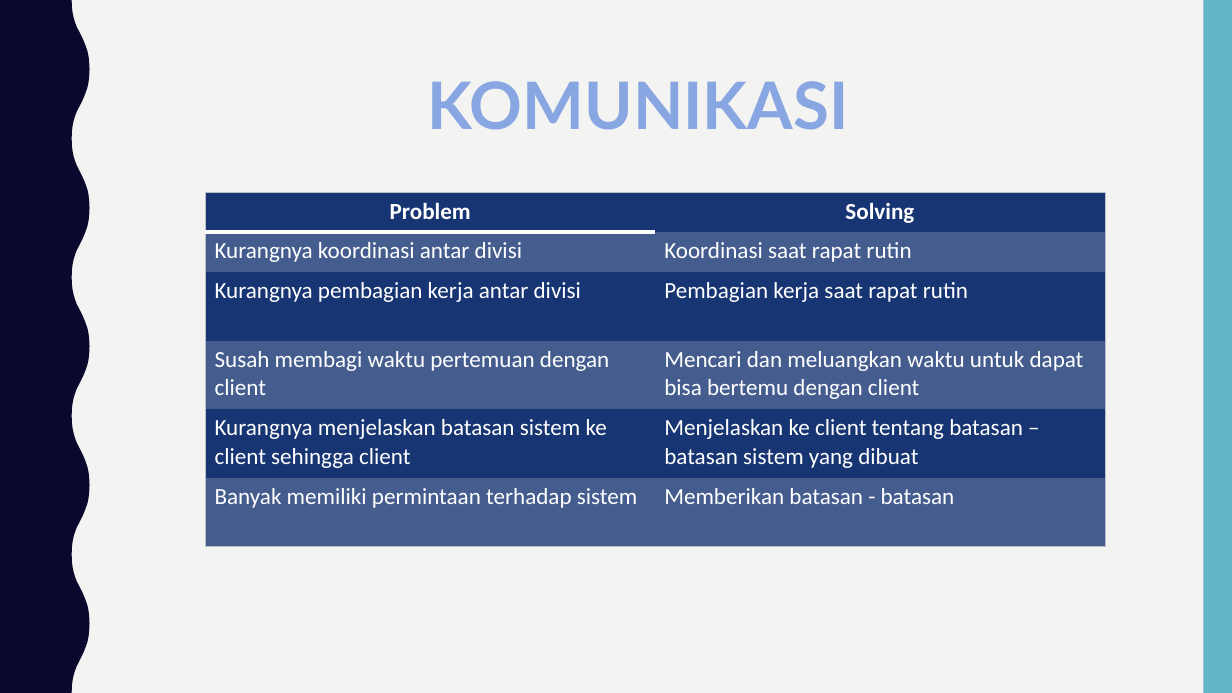
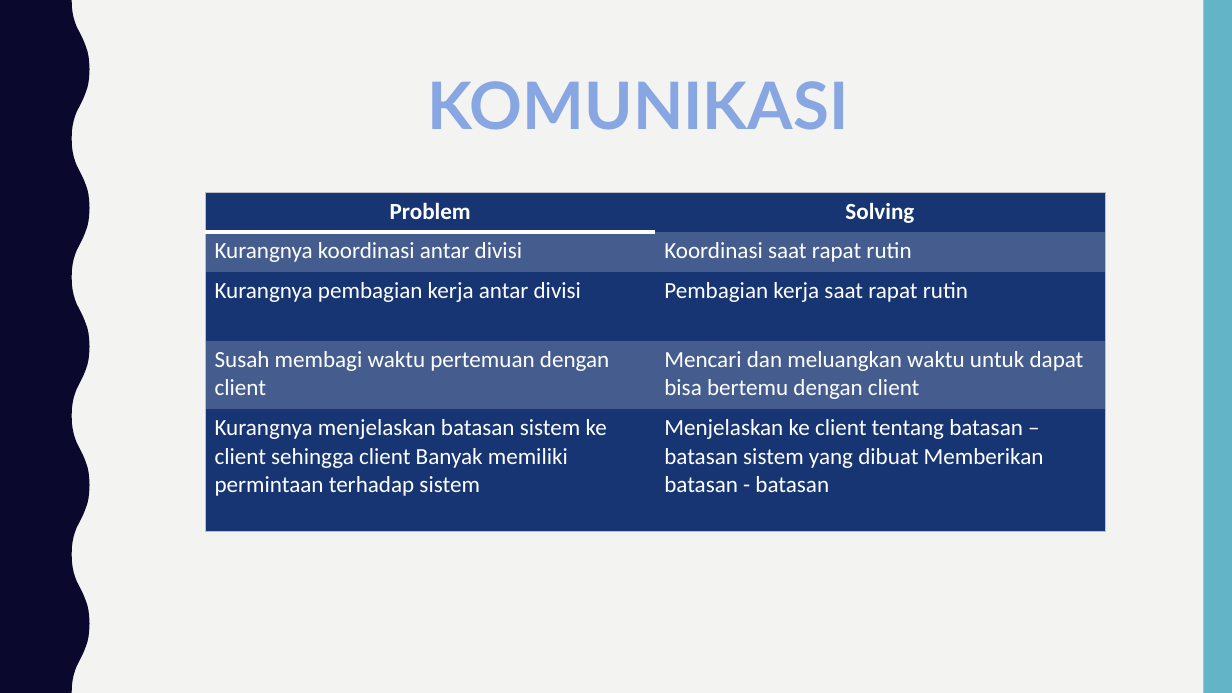
Before and after one commit to Manpro9/9Pro, a slide deck: slide 11 of Folder Non Coding/Slide Presentasi Final.pptx (slide 12 before the commit). Drawn at 1232x693 pixels with LibreOffice and Linux fonts; fonts in the diff are those of the drawing. Boxes give left, top, right and bottom in pixels: in the first picture for what was removed or moved away, otherwise in the second. Text is boxed around its words. In the diff, an @@ line names an element or a change of style, - is before the commit and + after.

```diff
--- a/Folder Non Coding/Slide Presentasi Final.pptx
+++ b/Folder Non Coding/Slide Presentasi Final.pptx
@@ table at [205, 192, 1105, 530] @@
-row 5: Kurangnya menjelaskan batasan sistem ke client sehingga client | Menjelaskan ke client tentang batasan – batasan sistem yang dibuat
-row 6: Banyak memiliki permintaan terhadap sistem | Memberikan batasan - batasan
+row 5: Kurangnya menjelaskan batasan sistem ke client sehingga client Banyak memiliki permintaan terhadap sistem | Menjelaskan ke client tentang batasan – batasan sistem yang dibuat Memberikan batasan - batasan
```
Also in this commit, not shown: 4 other slides changed, 1 slide added, 2 slides removed.
